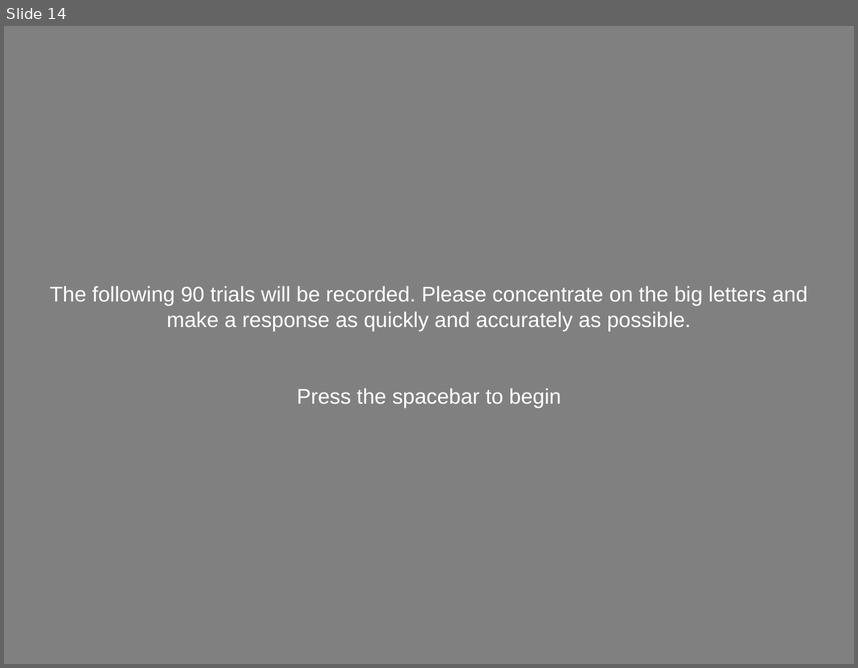
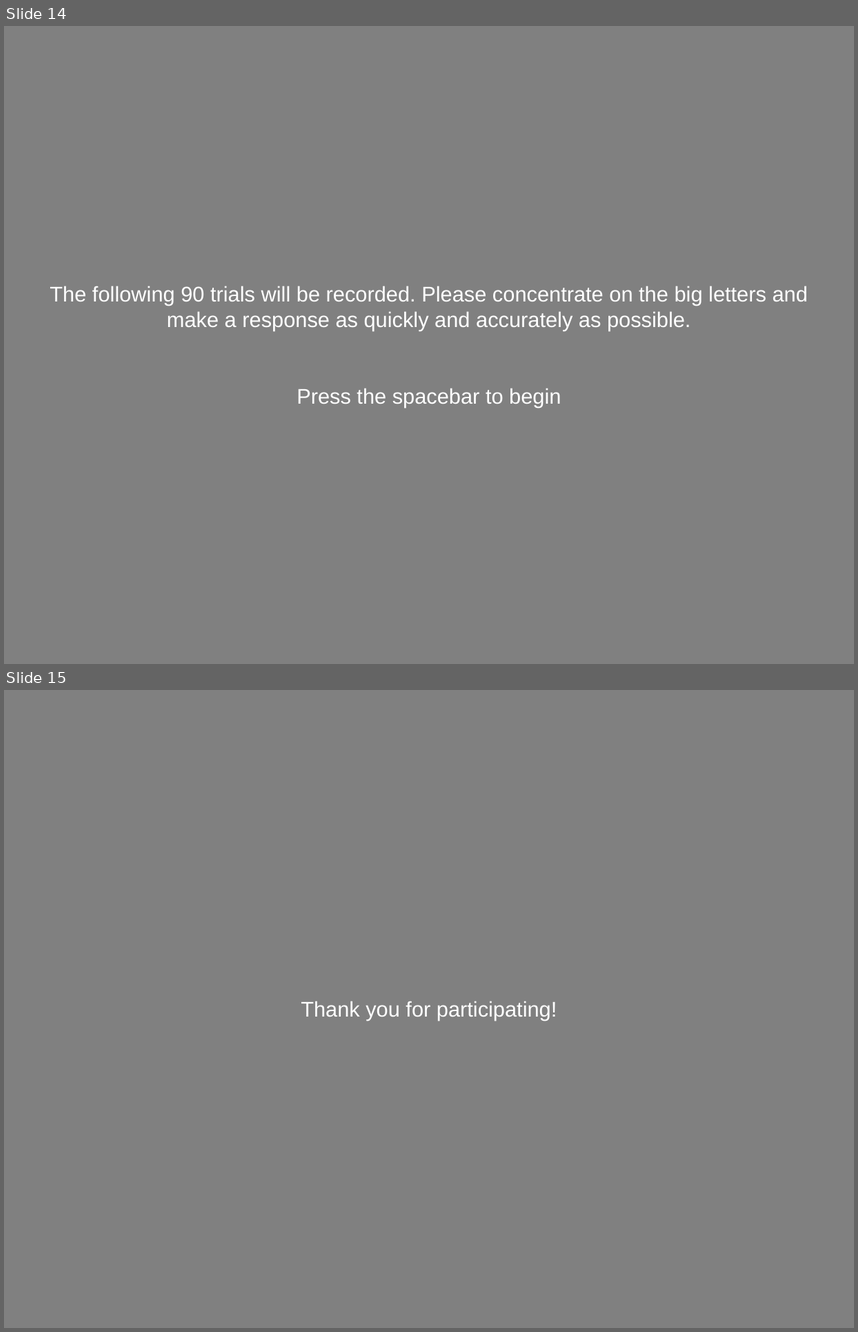
Before and after one commit to Roman-Belenya/psychophysics, a slide deck: images/instructions/instructions.pptx. Shown one above the other, each under a label of ours: slide 14 before the commit, slides 14 and 15 after it. The pictures are 858x668 and 858x1332 pixels, drawn with LibreOffice and Linux fonts; fonts in the diff are those of the drawing. Boxes give left, top, right and bottom in pixels: in the first picture for what was removed or moved away, otherwise in the second. Text is boxed around its words. In the diff, an @@ line names an element or a change of style, - is before the commit and + after.

Commit message:
thank you image

```diff
--- a/images/instructions/instructions.pptx
+++ b/images/instructions/instructions.pptx
@@ slide 15 added at (4,690,854,1328), background #808080 @@
@@ text added at (301,1000,557,1021), 18 pt, text #FFFFFF @@
+Thank you for participating!
```
Also in this commit, not shown: 4 other files.
